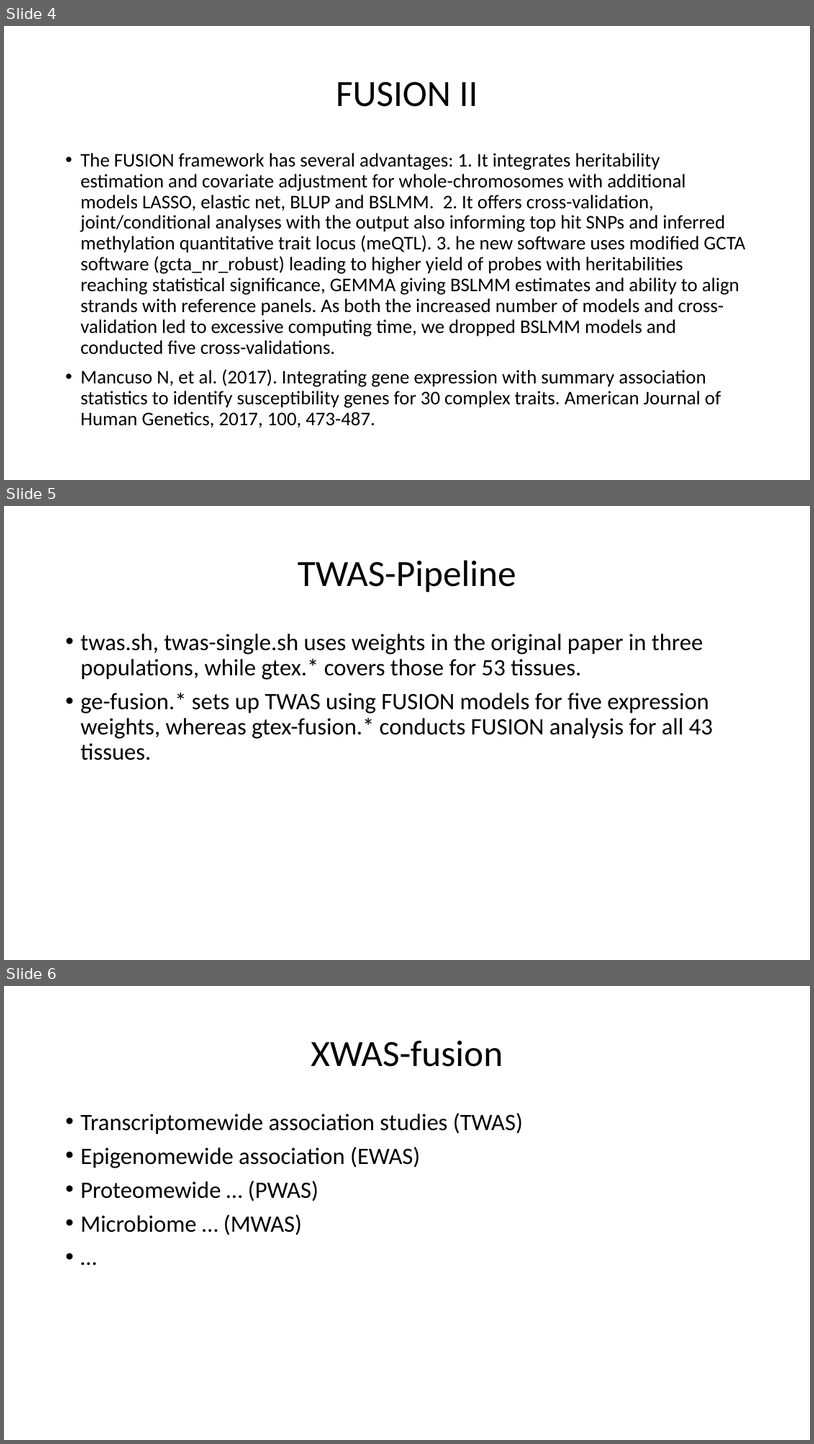
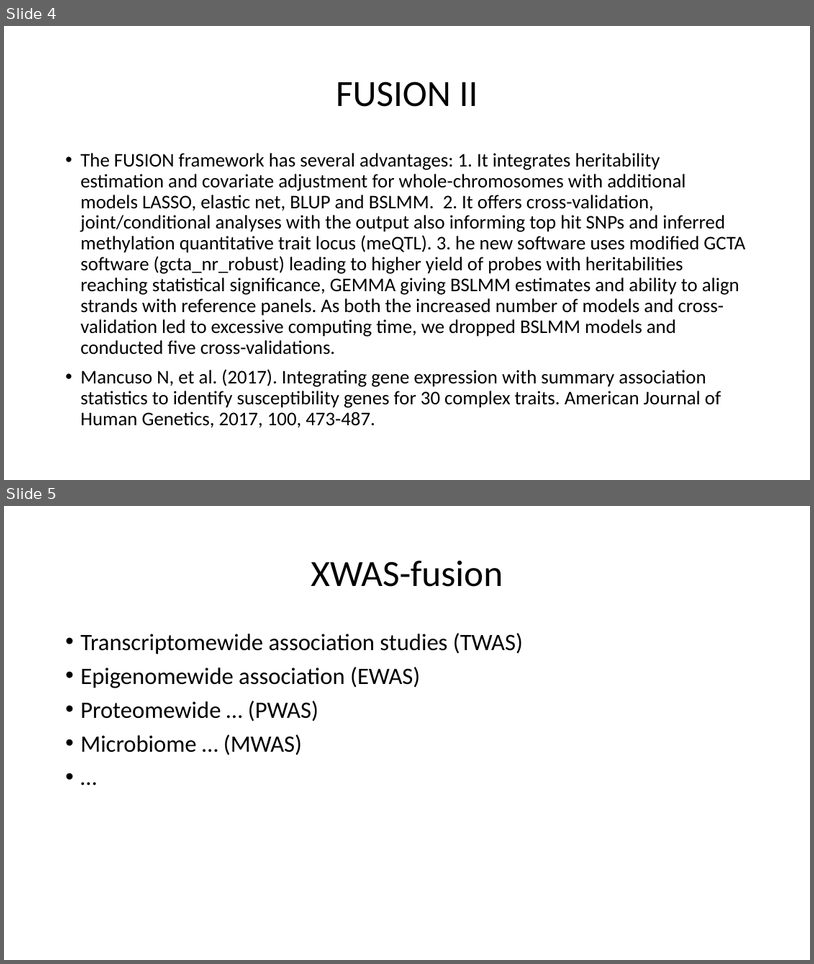
Before and after one commit to jinghuazhao/EWAS-fusion, a slide deck: README.pptx. Shown one above the other, each under a label of ours: slides 4, 5 and 6 before the commit, slides 4 and 5 after it. The pictures are 814x1444 and 814x964 pixels, drawn with LibreOffice and Linux fonts; fonts in the diff are those of the drawing. Boxes give left, top, right and bottom in pixels: in the first picture for what was removed or moved away, otherwise in the second. Text is boxed around its words. In the diff, an @@ line names an element or a change of style, - is before the commit and + after.

```diff
--- a/README.pptx
+++ b/README.pptx
@@ slide 5 removed at (x1=4, y1=506, x2=810, y2=960), background #FFFFFF @@
@@ title removed at (x1=298, y1=560, x2=517, y2=592) @@
-TWAS-Pipeline
@@ text removed at (x1=80, y1=633, x2=713, y2=760) @@
-• twas.sh, twas-single.sh uses weights in the original paper in three populations, while gtex.* covers those for 53 tissues.
-• ge-fusion.* sets up TWAS using FUSION models for five expression weights, whereas gtex-fusion.* conducts FUSION analysis for all 43 tissues.
@@ what was slide 6 is now slide 5 @@
```
Also in this commit, not shown: 2 slides changed.
